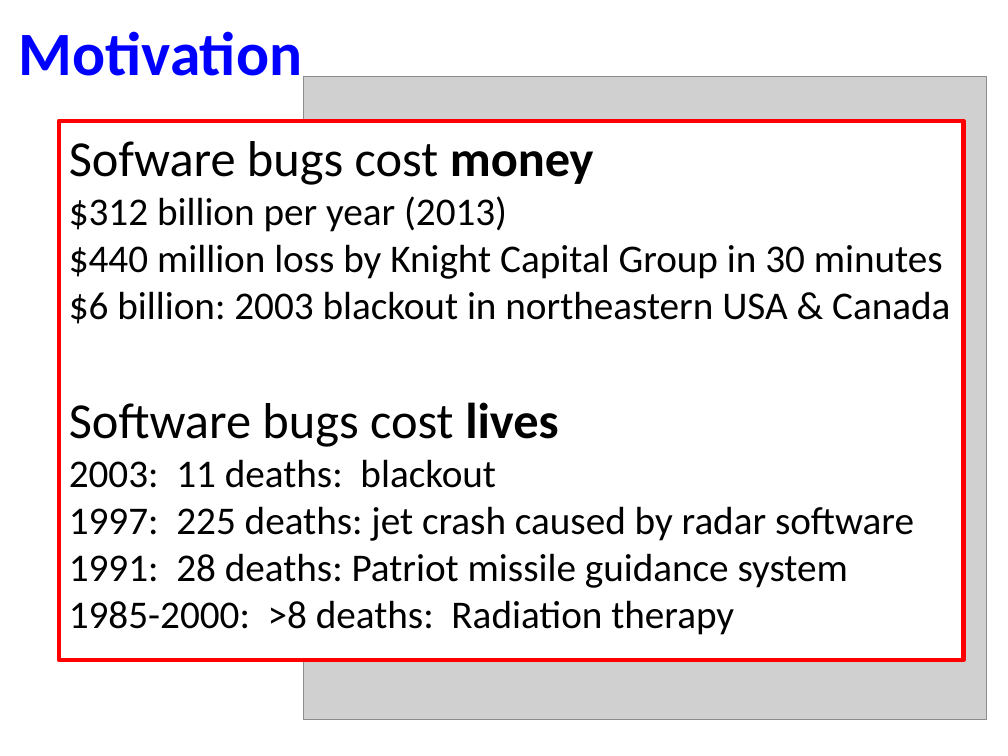
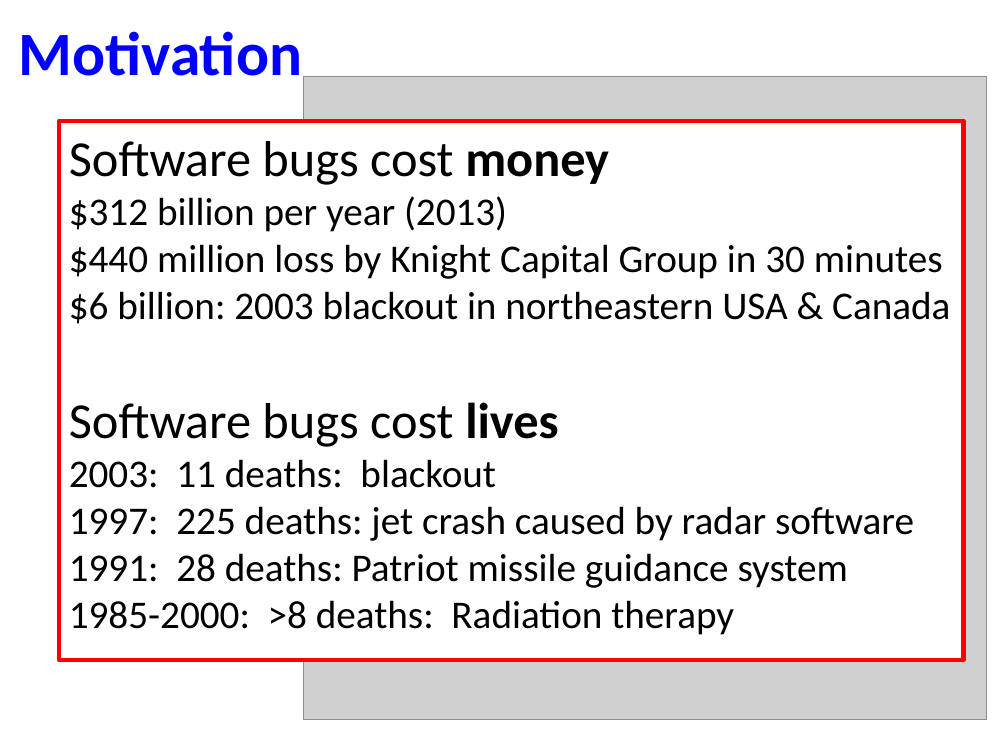
Before and after one commit to typetools/checker-framework.demos, a slide deck: slide 2 of presentations/checkers-demo/checkers-demo-uwaffiliates-20150120.pptx. Drawn at 1008x756 pixels with LibreOffice and Linux fonts; fonts in the diff are those of the drawing; grey boxes stand for pictures. Boxes give left, top, right and bottom in pixels: in the first picture for what was removed or moved away, otherwise in the second. Text is boxed around its words. In the diff, an @@ line names an element or a change of style, - is before the commit and + after.

Commit message:
Fix typo: "sofware" => "software"

```diff
--- a/presentations/checkers-demo/checkers-demo-uwaffiliates-20150120.pptx
+++ b/presentations/checkers-demo/checkers-demo-uwaffiliates-20150120.pptx
@@ text in rectangle at box(69, 141, 609, 185): text changed @@
-Sofware bugs cost money
+Software bugs cost money
```
Also in this commit, not shown: 3 other files.
